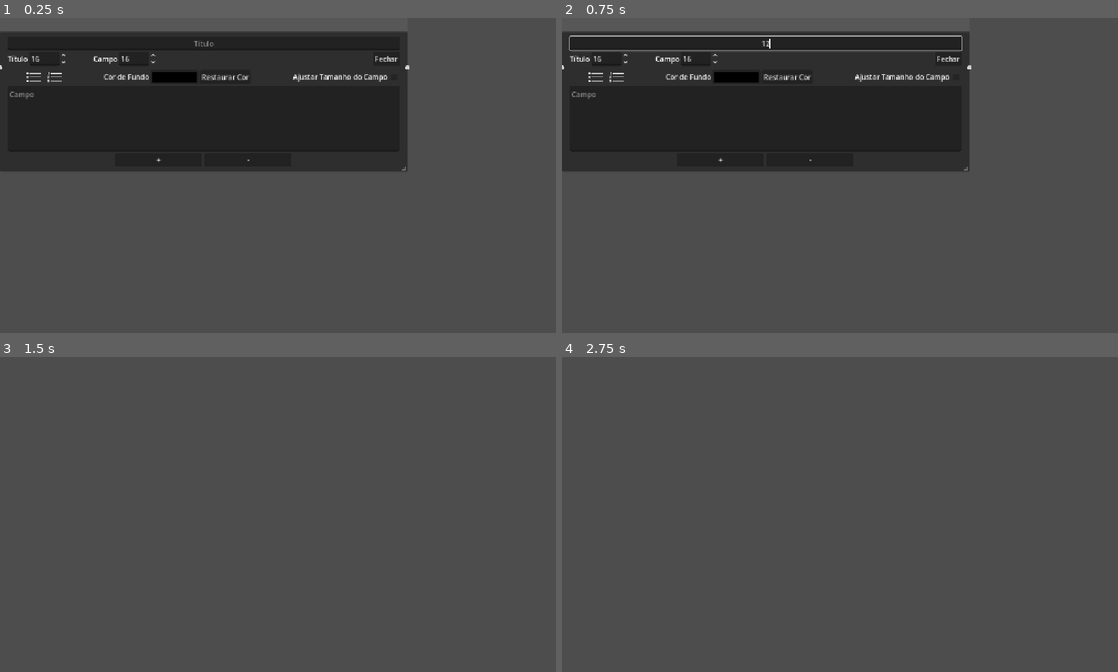
Above: before the commit, frames 1-4 (two rows, left to right).
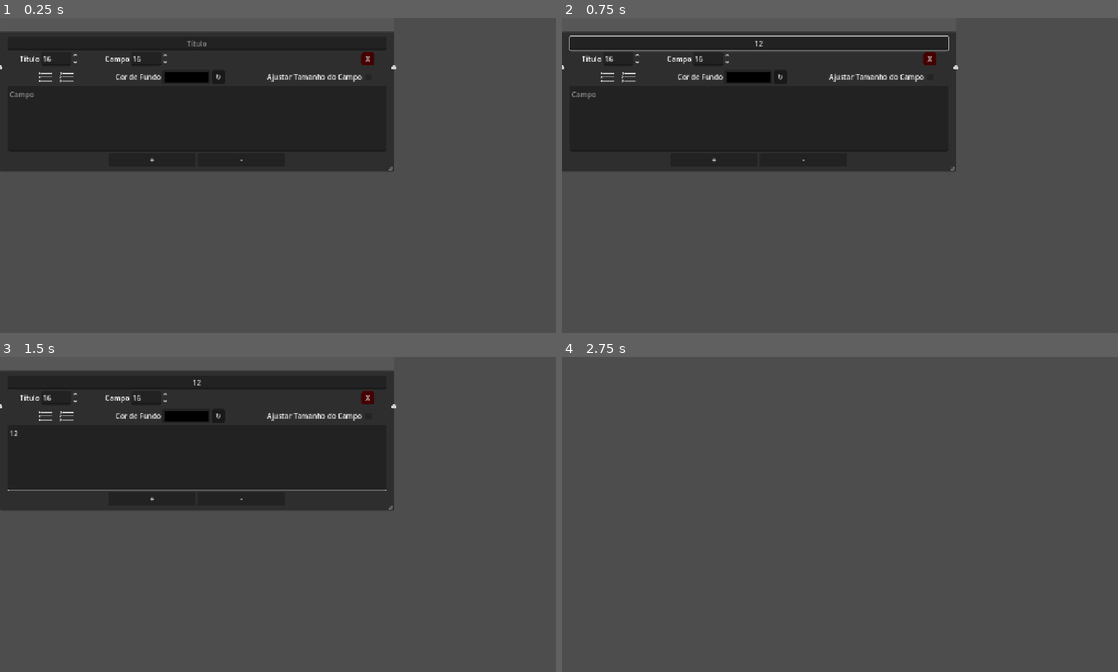
Above: after the commit, the same moments.

Repository: Miguel-de-Souza/Map-infinity
Game: Godot game, scene res://tscn/graph_node.tscn
Same seed, same stepped clock (60 frames per second), same inputs: the game is played once before the commit and once after it. This scene is started directly instead of the project's main scene.
Inputs (mouse positions are in pixels of both pictures, inside the frame that each line leads up to):
- Up to frame 1 (0.25 s): no input
- Up to frame 2 (0.75 s): click (767, 43) at 0.52 s; type "12" at 0.6 s
- Up to frame 3 (1.5 s): click (205, 457) at 0.75 s; type "12" at 0.83 s; click (383, 397) at 1.25 s, where only the run before the commit has a clickable "Fechar"
- Up to frame 4 (2.75 s): click (928, 397) at 2 s, where only the run after the commit has a clickable "X"

The runs differ from the first frame. In frame 1, 2.2% of the frame differs, in the area x 1-74%, y 4-49%; in frame 2, 2.2%; in frame 3, 31%, in the area x 0-72%, y 4-49%; in frame 4, nothing differs.
Error in both runs: Invalid access to property or key 'disconnection_request' on a base object of type 'Window'. (res://Scripts/graph_node.gd:14)

Commit message:
Várias correções (0.0.8)
Nomes dos arquivos corrigidos
POO em alguns botões
Correção dos SpinBox de Min zoom e Max zoom
Sistema de desativar botão de restaurar quando já estiver o valor padrão
E refazer botão de fechar blocos

Diff:
--- /dev/null
+++ b/Scripts/button_exit.gd
@@ -0,0 +1,10 @@
+extends Button
+
+@export var node_Graph: GraphNode
+
+func _on_pressed() -> void:
+	if node_Graph == null:
+		return
+
+	Global.alteraction()
+	node_Graph.queue_free()
--- a/Scripts/graph_node.gd
+++ b/Scripts/graph_node.gd
@@ -38,13 +38,6 @@
 	title_line.add_theme_font_size_override("font_size", int(value))
 
 	Global.alteraction()
-
-func _on_check_box_pressed() -> void:
-
-	Global.alteraction()
-
-	queue_free()
-
 
 func get_save_data() -> Dictionary:
 	var slots := []
@@ -266,7 +259,15 @@
 
 	Global.alteraction()
 
-func _on_reset_color_pressed() -> void:
+func _on_notepad_text_changed() -> void:
+	Global.alteraction()
+
+
+func _on_ttle_text_changed(new_text: String) -> void:
+	Global.alteraction()
+
+
+func _on_reset_pressed() -> void:
 	remove_theme_stylebox_override("panel")
 	remove_theme_stylebox_override("panel_selected")
 
@@ -277,10 +278,3 @@
 	add_theme_stylebox_override("panel_selected", new_stylebox_focus)
 
 	Global.alteraction()
-
-func _on_notepad_text_changed() -> void:
-	Global.alteraction()
-
-
-func _on_ttle_text_changed(new_text: String) -> void:
-	Global.alteraction()
--- a/Scripts/graph_node_Image.gd
+++ b/Scripts/graph_node_Image.gd
@@ -15,13 +15,6 @@
 
 	add_theme_stylebox_override("panel", new_stylebox)
 	add_theme_stylebox_override("panel_selected", new_stylebox_focus)
-
-
-func _on_check_box_pressed() -> void:
-
-	Global.alteraction()
-
-	queue_free()
 
 
 func get_save_data() -> Dictionary:
@@ -201,7 +194,7 @@
 
 	Global.alteraction()
 
-func _on_reset_color_pressed() -> void:
+func _on_reset_pressed() -> void:
 	remove_theme_stylebox_override("panel")
 	remove_theme_stylebox_override("panel_selected")
 
--- a/Scripts/graph_node_URL.gd
+++ b/Scripts/graph_node_URL.gd
@@ -20,13 +20,6 @@
 	url.add_theme_font_size_override("font_size", int(value))
 
 	Global.alteraction()
-
-func _on_check_box_pressed() -> void:
-
-	Global.alteraction()
-
-	queue_free()
-
 
 func get_save_data() -> Dictionary:
 	var slots := []
@@ -167,7 +160,7 @@
 
 	Global.alteraction()
 
-func _on_reset_color_pressed() -> void:
+func _on_reset_pressed() -> void:
 	remove_theme_stylebox_override("panel")
 	remove_theme_stylebox_override("panel_selected")
 
--- a/Scripts/graph_node_color.gd
+++ b/Scripts/graph_node_color.gd
@@ -21,13 +21,6 @@
 	title_line.add_theme_font_size_override("font_size", int(value))
 
 	Global.alteraction()
-
-func _on_check_box_pressed() -> void:
-
-	Global.alteraction()
-
-	queue_free()
-
 
 func get_save_data() -> Dictionary:
 	var slots := []
--- a/Scripts/window_config.gd
+++ b/Scripts/window_config.gd
@@ -136,11 +136,11 @@
 	save_settings()
 
 func _on_spin_min_value_changed(value: float) -> void:
-	Geapgh.zoom_min = value
+	Geapgh.zoom_min = (value / 100)
 	save_settings()
 
 func _on_spin_max_value_changed(value: float) -> void:
-	Geapgh.zoom_max = value
+	Geapgh.zoom_max = (value / 100)
 	save_settings()
 
 
--- a/button_reset.gd
+++ b/button_reset.gd
@@ -3,6 +3,19 @@
 @export var node_pai: Node
 @export var valor: float
 
+func _ready() -> void:
+	if node_pai is SpinBox:
+		disabled = true
+		node_pai.value_changed.connect(_on_mac_value_changed)
+
 func _on_pressed() -> void:
+	if node_pai == null:
+		return
+
 	if node_pai is SpinBox:
+
 		node_pai.value = valor
+		disabled = true
+
+func _on_mac_value_changed(_value: float):
+	disabled = false
--- a/main.tscn
+++ b/main.tscn
@@ -123,6 +123,25 @@
 popup/item_1/text = "Pans"
 popup/item_1/id = 1
 
+[node name="Container Size Title" type="HBoxContainer" parent="Window Config/Container Configure/Margin Conf/HBox Conf/Container Config" unique_id=1775673372]
+layout_mode = 2
+size_flags_horizontal = 0
+
+[node name="Type Size Ttitle" type="Label" parent="Window Config/Container Configure/Margin Conf/HBox Conf/Container Config/Container Size Title" unique_id=718274692]
+layout_mode = 2
+text = "Tamanho Padrão dos Títulos"
+
+[node name="Option Size Title" type="SpinBox" parent="Window Config/Container Configure/Margin Conf/HBox Conf/Container Config/Container Size Title" unique_id=132651674]
+layout_mode = 2
+min_value = 1.0
+max_value = 80.0
+value = 16.0
+
+[node name="Reset" parent="Window Config/Container Configure/Margin Conf/HBox Conf/Container Config/Container Size Title" unique_id=1604518478 node_paths=PackedStringArray("node_pai") instance=ExtResource("3_1bvp3")]
+layout_mode = 2
+node_pai = NodePath("../Option Size Title")
+valor = 16.0
+
 [node name="Container Size" type="HBoxContainer" parent="Window Config/Container Configure/Margin Conf/HBox Conf/Container Config" unique_id=61843572]
 layout_mode = 2
 size_flags_horizontal = 0
@@ -140,25 +159,6 @@
 [node name="Reset" parent="Window Config/Container Configure/Margin Conf/HBox Conf/Container Config/Container Size" unique_id=1733640759 node_paths=PackedStringArray("node_pai") instance=ExtResource("3_1bvp3")]
 layout_mode = 2
 node_pai = NodePath("../Option Size Camp")
-valor = 16.0
-
-[node name="Container Size Title" type="HBoxContainer" parent="Window Config/Container Configure/Margin Conf/HBox Conf/Container Config" unique_id=1775673372]
-layout_mode = 2
-size_flags_horizontal = 0
-
-[node name="Type Size Ttitle" type="Label" parent="Window Config/Container Configure/Margin Conf/HBox Conf/Container Config/Container Size Title" unique_id=718274692]
-layout_mode = 2
-text = "Tamanho Padrão dos Títulos"
-
-[node name="Option Size Title" type="SpinBox" parent="Window Config/Container Configure/Margin Conf/HBox Conf/Container Config/Container Size Title" unique_id=132651674]
-layout_mode = 2
-min_value = 1.0
-max_value = 80.0
-value = 16.0
-
-[node name="Reset" parent="Window Config/Container Configure/Margin Conf/HBox Conf/Container Config/Container Size Title" unique_id=1604518478 node_paths=PackedStringArray("node_pai") instance=ExtResource("3_1bvp3")]
-layout_mode = 2
-node_pai = NodePath("../Option Size Title")
 valor = 16.0
 
 [node name="Container Diretory" type="HBoxContainer" parent="Window Config/Container Configure/Margin Conf/HBox Conf/Container Config" unique_id=433423033]
@@ -260,15 +260,14 @@
 
 [node name="Spin Min" type="SpinBox" parent="Window Config/Container Configure/Margin Conf/HBox Conf/Margin Right/Container Right/Container Zoom/Container MM/Container Min" unique_id=971780079]
 layout_mode = 2
-min_value = 0.05
-max_value = 1.0
-step = 0.01
-value = 0.05
+min_value = 5.0
+value = 5.0
+suffix = "%"
 
 [node name="Reset" parent="Window Config/Container Configure/Margin Conf/HBox Conf/Margin Right/Container Right/Container Zoom/Container MM/Container Min" unique_id=1627441685 node_paths=PackedStringArray("node_pai") instance=ExtResource("3_1bvp3")]
 layout_mode = 2
 node_pai = NodePath("../Spin Min")
-valor = 0.05
+valor = 5.0
 
 [node name="Container Max" type="HBoxContainer" parent="Window Config/Container Configure/Margin Conf/HBox Conf/Margin Right/Container Right/Container Zoom/Container MM" unique_id=1593176953]
 layout_mode = 2
@@ -279,15 +278,15 @@
 
 [node name="Spin Max" type="SpinBox" parent="Window Config/Container Configure/Margin Conf/HBox Conf/Margin Right/Container Right/Container Zoom/Container MM/Container Max" unique_id=223392540]
 layout_mode = 2
-min_value = 1.0
-max_value = 5.0
-step = 0.01
-value = 3.0
+min_value = 100.0
+max_value = 500.0
+value = 300.0
+suffix = "%"
 
 [node name="Reset" parent="Window Config/Container Configure/Margin Conf/HBox Conf/Margin Right/Container Right/Container Zoom/Container MM/Container Max" unique_id=784778296 node_paths=PackedStringArray("node_pai") instance=ExtResource("3_1bvp3")]
 layout_mode = 2
 node_pai = NodePath("../Spin Max")
-valor = 3.0
+valor = 300.0
 
 [node name="More Program" type="AcceptDialog" parent="." unique_id=164421219]
 oversampling_override = 1.0
--- a/project.godot
+++ b/project.godot
@@ -12,8 +12,8 @@
 
 config/name="InfinityMap"
 config/description="é um programa open-source de anotações e criação de mapa mental feito com a Godot 4.6.
-Com foco principal na total customização, espaços e nodes ilimitados de forma gratuita, sem planos."
-config/version="0.0.7"
+Com forte ponto na total customização, espaços e nodes ilimitados de forma gratuita, sem planos."
+config/version="0.0.8"
 run/main_scene="uid://bu71l16qoa2dw"
 config/features=PackedStringArray("4.6", "Forward Plus")
 boot_splash/show_image=false
--- /dev/null
+++ b/tscn/button_exit.tscn
@@ -0,0 +1,21 @@
+[gd_scene format=3 uid="uid://ctuvef7kihup8"]
+
+[ext_resource type="Script" uid="uid://ciky5g138w0c4" path="res://Scripts/button_exit.gd" id="1_yl47d"]
+
+[sub_resource type="StyleBoxFlat" id="StyleBoxFlat_yl47d"]
+bg_color = Color(0.2686335, 1.8049032e-07, 7.219613e-08, 1)
+border_width_left = 10
+border_width_right = 10
+border_color = Color(0.26666668, 0, 0, 1)
+corner_radius_top_left = 5
+corner_radius_top_right = 5
+corner_radius_bottom_right = 5
+corner_radius_bottom_left = 5
+
+[node name="Button Exit" type="Button" unique_id=198738323]
+size_flags_horizontal = 8
+theme_override_styles/normal = SubResource("StyleBoxFlat_yl47d")
+text = "X"
+script = ExtResource("1_yl47d")
+
+[connection signal="pressed" from="." to="." method="_on_pressed"]
--- a/tscn/graph_node.tscn
+++ b/tscn/graph_node.tscn
@@ -2,12 +2,14 @@
 
 [ext_resource type="Script" uid="uid://djcd2bpvg161x" path="res://Scripts/graph_node.gd" id="1_2yokc"]
 [ext_resource type="Texture2D" uid="uid://bdlb6rurlr5e3" path="res://icons/List.png" id="2_1iaox"]
+[ext_resource type="PackedScene" uid="uid://ctuvef7kihup8" path="res://tscn/button_exit.tscn" id="2_ufvhc"]
 [ext_resource type="Texture2D" uid="uid://bowxmek6m67o0" path="res://icons/List Num.png" id="3_jbsip"]
+[ext_resource type="PackedScene" uid="uid://dxkn703ac8rh0" path="res://tscn/reset.tscn" id="4_jbsip"]
 
 [sub_resource type="Theme" id="Theme_jbsip"]
 
 [node name="GraphNode" type="GraphNode" unique_id=1672945934 node_paths=PackedStringArray("note", "title_line", "size_fonts", "font_size", "size_content")]
-offset_right = 931.0
+offset_right = 900.0
 offset_bottom = 352.0
 theme = SubResource("Theme_jbsip")
 theme_override_constants/separation = 4
@@ -75,7 +77,7 @@
 
 [node name="Container Size" type="HBoxContainer" parent="Container Tool/Container Left" unique_id=1860460117]
 layout_mode = 2
-theme_override_constants/separation = 247
+theme_override_constants/separation = 220
 
 [node name="Container Size Camps" type="HBoxContainer" parent="Container Tool/Container Left/Container Size" unique_id=2017651290]
 layout_mode = 2
@@ -112,10 +114,9 @@
 [node name="HBoxContainer" type="HBoxContainer" parent="Container Tool/Container Left/Container Size" unique_id=532637721]
 layout_mode = 2
 
-[node name="CheckBox Exit" type="Button" parent="Container Tool/Container Left/Container Size" unique_id=499506831]
-layout_mode = 2
-size_flags_horizontal = 8
-text = "Fechar"
+[node name="Button Exit" parent="Container Tool/Container Left/Container Size" unique_id=198738323 node_paths=PackedStringArray("node_Graph") instance=ExtResource("2_ufvhc")]
+layout_mode = 2
+node_Graph = NodePath("../../../..")
 
 [node name="Container Down" type="HBoxContainer" parent="Container Tool/Container Left" unique_id=64908302]
 layout_mode = 2
@@ -150,9 +151,9 @@
 layout_mode = 2
 text = "11111111111"
 
-[node name="Reset Color" type="Button" parent="Container Tool/Container Left/Container Down/Container color" unique_id=808229530]
-layout_mode = 2
-text = "Restaurar Cor"
+[node name="Reset" parent="Container Tool/Container Left/Container Down/Container color" unique_id=1733640759 node_paths=PackedStringArray("node_pai") instance=ExtResource("4_jbsip")]
+layout_mode = 2
+node_pai = NodePath("../../../../..")
 
 [node name="Container Content" type="HBoxContainer" parent="Container Tool/Container Left/Container Down" unique_id=1854303807]
 layout_mode = 2
@@ -193,11 +194,10 @@
 [connection signal="text_changed" from="Ttle" to="." method="_on_ttle_text_changed"]
 [connection signal="value_changed" from="Container Tool/Container Left/Container Size/Container Size Camps/Container Size Title/Font Size Title" to="." method="_on_font_size_title_value_changed"]
 [connection signal="value_changed" from="Container Tool/Container Left/Container Size/Container Size Camps/Container Size Block/Font Size" to="." method="_on_font_size_value_changed"]
-[connection signal="pressed" from="Container Tool/Container Left/Container Size/CheckBox Exit" to="." method="_on_check_box_pressed"]
 [connection signal="pressed" from="Container Tool/Container Left/Container Down/Container List/Button List" to="." method="_on_button_lista_pressed"]
 [connection signal="pressed" from="Container Tool/Container Left/Container Down/Container List/Button List Num" to="." method="_on_button_list_num_pressed"]
 [connection signal="color_changed" from="Container Tool/Container Left/Container Down/Container color/ColorButton Back" to="." method="_on_color_button_back_color_changed"]
-[connection signal="pressed" from="Container Tool/Container Left/Container Down/Container color/Reset Color" to="." method="_on_reset_color_pressed"]
+[connection signal="pressed" from="Container Tool/Container Left/Container Down/Container color/Reset" to="." method="_on_reset_pressed"]
 [connection signal="pressed" from="Container Tool/Container Left/Container Down/Container Content/Check Ajust" to="." method="_on_check_ajust_pressed"]
 [connection signal="text_changed" from="Notepad" to="." method="_on_notepad_text_changed"]
 [connection signal="pressed" from="Container Slots/Button Add" to="." method="_on_button_add_pressed"]
--- a/tscn/graph_node_Image.tscn
+++ b/tscn/graph_node_Image.tscn
@@ -1,6 +1,8 @@
 [gd_scene format=3 uid="uid://di7oqrwfyddru"]
 
 [ext_resource type="Script" uid="uid://b1frqmyqglxuq" path="res://Scripts/graph_node_Image.gd" id="1_j7muo"]
+[ext_resource type="PackedScene" uid="uid://ctuvef7kihup8" path="res://tscn/button_exit.tscn" id="2_4iwyn"]
+[ext_resource type="PackedScene" uid="uid://dxkn703ac8rh0" path="res://tscn/reset.tscn" id="2_fcwth"]
 [ext_resource type="Texture2D" uid="uid://bdtbfaqxn5emc" path="res://icons/no-image.jpg" id="2_pj3d8"]
 
 [node name="GraphNode" type="GraphNode" unique_id=1672945934 node_paths=PackedStringArray("open_image", "texture_node", "check")]
@@ -74,32 +76,34 @@
 [node name="Check Size" type="CheckBox" parent="Container/Container Size" unique_id=2003499002]
 layout_mode = 2
 
-[node name="CheckBox" type="Button" parent="Container" unique_id=499506831]
+[node name="Button Exit" parent="Container" unique_id=198738323 node_paths=PackedStringArray("node_Graph") instance=ExtResource("2_4iwyn")]
 layout_mode = 2
-size_flags_horizontal = 8
-text = "Fechar"
+node_Graph = NodePath("../..")
 
-[node name="Container color" type="HBoxContainer" parent="." unique_id=1055127660]
+[node name="Container color custom" type="HBoxContainer" parent="." unique_id=1055127660]
 layout_mode = 2
-size_flags_horizontal = 4
-theme_override_constants/separation = 38
+size_flags_horizontal = 0
+theme_override_constants/separation = 30
 
-[node name="Label Color" type="Label" parent="Container color" unique_id=923294777]
+[node name="Label Color" type="Label" parent="Container color custom" unique_id=923294777]
 layout_mode = 2
 text = "Cor de Fundo"
 
-[node name="ColorButton Back" type="ColorPickerButton" parent="Container color" unique_id=415310983]
+[node name="Container Color" type="HBoxContainer" parent="Container color custom" unique_id=121538318]
+layout_mode = 2
+
+[node name="ColorButton Back" type="ColorPickerButton" parent="Container color custom/Container Color" unique_id=415310983]
 layout_mode = 2
 text = "11111111111"
 
-[node name="Reset Color" type="Button" parent="Container color" unique_id=491224662]
+[node name="Reset" parent="Container color custom/Container Color" unique_id=1733640759 instance=ExtResource("2_fcwth")]
 layout_mode = 2
-text = "Restaurar Cor"
 
 [node name="Button Image" type="TextureButton" parent="." unique_id=581091718]
 clip_contents = true
 custom_minimum_size = Vector2(0, 100)
 layout_mode = 2
+size_flags_vertical = 3
 texture_normal = ExtResource("2_pj3d8")
 ignore_texture_size = true
 stretch_mode = 0
@@ -131,9 +135,8 @@
 text = "-"
 
 [connection signal="pressed" from="Container/Container Size/Check Size" to="." method="_on_check_size_pressed"]
-[connection signal="pressed" from="Container/CheckBox" to="." method="_on_check_box_pressed"]
-[connection signal="color_changed" from="Container color/ColorButton Back" to="." method="_on_color_button_back_color_changed"]
-[connection signal="pressed" from="Container color/Reset Color" to="." method="_on_reset_color_pressed"]
+[connection signal="color_changed" from="Container color custom/Container Color/ColorButton Back" to="." method="_on_color_button_back_color_changed"]
+[connection signal="pressed" from="Container color custom/Container Color/Reset" to="." method="_on_reset_pressed"]
 [connection signal="pressed" from="Button Image" to="." method="_on_texture_rect_pressed"]
 [connection signal="file_selected" from="Open Image" to="." method="_on_open_image_file_selected"]
 [connection signal="pressed" from="Container Slots/Button Add" to="." method="_on_button_add_pressed"]
--- a/tscn/graph_node_URL.tscn
+++ b/tscn/graph_node_URL.tscn
@@ -1,6 +1,8 @@
 [gd_scene format=3 uid="uid://ci4galkmc7v4a"]
 
 [ext_resource type="Script" uid="uid://bje5q4v3if27r" path="res://Scripts/graph_node_URL.gd" id="1_lo1fl"]
+[ext_resource type="PackedScene" uid="uid://dxkn703ac8rh0" path="res://tscn/reset.tscn" id="2_7wd0v"]
+[ext_resource type="PackedScene" uid="uid://ctuvef7kihup8" path="res://tscn/button_exit.tscn" id="2_plr0o"]
 
 [node name="GraphNode" type="GraphNode" unique_id=1672945934 node_paths=PackedStringArray("url", "size_fonts")]
 anchors_preset = 8
@@ -74,31 +76,34 @@
 max_value = 80.0
 value = 16.0
 
-[node name="CheckBox" type="Button" parent="Container" unique_id=499506831]
+[node name="Button Exit" parent="Container" unique_id=198738323 node_paths=PackedStringArray("node_Graph") instance=ExtResource("2_plr0o")]
 layout_mode = 2
-size_flags_horizontal = 8
-text = "Fechar"
+node_Graph = NodePath("../..")
 
-[node name="Container color" type="HBoxContainer" parent="." unique_id=1207928514]
+[node name="Container custom color" type="HBoxContainer" parent="." unique_id=1207928514]
 layout_mode = 2
 size_flags_horizontal = 0
-theme_override_constants/separation = 40
+theme_override_constants/separation = 30
 
-[node name="Label Color" type="Label" parent="Container color" unique_id=1947229263]
+[node name="Label Color" type="Label" parent="Container custom color" unique_id=1947229263]
 layout_mode = 2
 text = "Cor de Fundo"
 
-[node name="ColorButton Back" type="ColorPickerButton" parent="Container color" unique_id=837226541]
+[node name="Container" type="HBoxContainer" parent="Container custom color" unique_id=1970244651]
+layout_mode = 2
+
+[node name="ColorButton Back" type="ColorPickerButton" parent="Container custom color/Container" unique_id=837226541]
 layout_mode = 2
 size_flags_horizontal = 0
 text = "11111111111"
 
-[node name="Reset Color" type="Button" parent="Container color" unique_id=165207237]
+[node name="Reset" parent="Container custom color/Container" unique_id=1733640759 node_paths=PackedStringArray("node_pai") instance=ExtResource("2_7wd0v")]
 layout_mode = 2
-text = "Restaurar Cor"
+node_pai = NodePath("../../..")
 
 [node name="HBoxContainer" type="HBoxContainer" parent="." unique_id=2072020754]
 layout_mode = 2
+size_flags_horizontal = 4
 
 [node name="URL" type="LineEdit" parent="HBoxContainer" unique_id=577137378]
 clip_contents = true
@@ -132,9 +137,8 @@
 text = "-"
 
 [connection signal="value_changed" from="Container/Container Size/Container Size Title/Font Size Title" to="." method="_on_font_size_title_value_changed"]
-[connection signal="pressed" from="Container/CheckBox" to="." method="_on_check_box_pressed"]
-[connection signal="color_changed" from="Container color/ColorButton Back" to="." method="_on_color_button_back_color_changed"]
-[connection signal="pressed" from="Container color/Reset Color" to="." method="_on_reset_color_pressed"]
+[connection signal="color_changed" from="Container custom color/Container/ColorButton Back" to="." method="_on_color_button_back_color_changed"]
+[connection signal="pressed" from="Container custom color/Container/Reset" to="." method="_on_reset_pressed"]
 [connection signal="pressed" from="HBoxContainer/Go URL" to="." method="_on_go_url_pressed"]
 [connection signal="pressed" from="Container Slots/Button Add" to="." method="_on_button_add_pressed"]
 [connection signal="pressed" from="Container Slots/Button Sub" to="." method="_on_button_sub_pressed"]
--- a/tscn/graph_node_color.tscn
+++ b/tscn/graph_node_color.tscn
@@ -1,6 +1,7 @@
 [gd_scene format=3 uid="uid://dbdw60boboltf"]
 
 [ext_resource type="Script" uid="uid://kid0ouwfay50" path="res://Scripts/graph_node_color.gd" id="1_mktjo"]
+[ext_resource type="PackedScene" uid="uid://ctuvef7kihup8" path="res://tscn/button_exit.tscn" id="2_nuh5h"]
 
 [node name="GraphNode" type="GraphNode" unique_id=1672945934 node_paths=PackedStringArray("title_line", "size_fonts", "button_color", "line_hex", "line_r", "line_g", "line_b")]
 anchors_preset = 8
@@ -80,7 +81,7 @@
 [node name="Container" type="HBoxContainer" parent="." unique_id=1614242062]
 layout_mode = 2
 size_flags_horizontal = 4
-theme_override_constants/separation = 210
+theme_override_constants/separation = 248
 
 [node name="Container Size" type="VBoxContainer" parent="Container" unique_id=958391021]
 layout_mode = 2
@@ -100,10 +101,9 @@
 max_value = 80.0
 value = 16.0
 
-[node name="CheckBox" type="Button" parent="Container" unique_id=499506831]
+[node name="Button Exit" parent="Container" unique_id=198738323 node_paths=PackedStringArray("node_Graph") instance=ExtResource("2_nuh5h")]
 layout_mode = 2
-size_flags_horizontal = 8
-text = "Fechar"
+node_Graph = NodePath("../..")
 
 [node name="ColorPickerButton" type="ColorPickerButton" parent="." unique_id=1795591820]
 clip_contents = true
@@ -192,7 +192,6 @@
 text = "-"
 
 [connection signal="value_changed" from="Container/Container Size/Container Size Title/Font Size Title" to="." method="_on_font_size_title_value_changed"]
-[connection signal="pressed" from="Container/CheckBox" to="." method="_on_check_box_pressed"]
 [connection signal="color_changed" from="ColorPickerButton" to="." method="_on_color_picker_button_color_changed"]
 [connection signal="pressed" from="Container Slots/Button Add" to="." method="_on_button_add_pressed"]
 [connection signal="pressed" from="Container Slots/Button Sub" to="." method="_on_button_sub_pressed"]
--- a/tscn/reset.tscn
+++ b/tscn/reset.tscn
@@ -1,12 +1,20 @@
 [gd_scene format=3 uid="uid://dxkn703ac8rh0"]
 
 [ext_resource type="Script" uid="uid://bk3ukc4fjgvne" path="res://button_reset.gd" id="1_5uj8h"]
+
+[sub_resource type="StyleBoxFlat" id="StyleBoxFlat_5uj8h"]
+bg_color = Color(0.1, 0.1, 0.1, 1)
+corner_radius_top_left = 5
+corner_radius_top_right = 5
+corner_radius_bottom_right = 5
+corner_radius_bottom_left = 5
 
 [node name="Reset" type="Button" unique_id=1733640759]
 clip_contents = true
 custom_minimum_size = Vector2(30, 0)
 offset_right = 8.0
 offset_bottom = 8.0
+theme_override_styles/normal = SubResource("StyleBoxFlat_5uj8h")
 text = "↻"
 script = ExtResource("1_5uj8h")
 
Not shown, added: Scripts/button_exit.gd.uid
Not shown, changed: export_presets.cfg
Not shown: 1 places in main.tscn that only renumber resources
